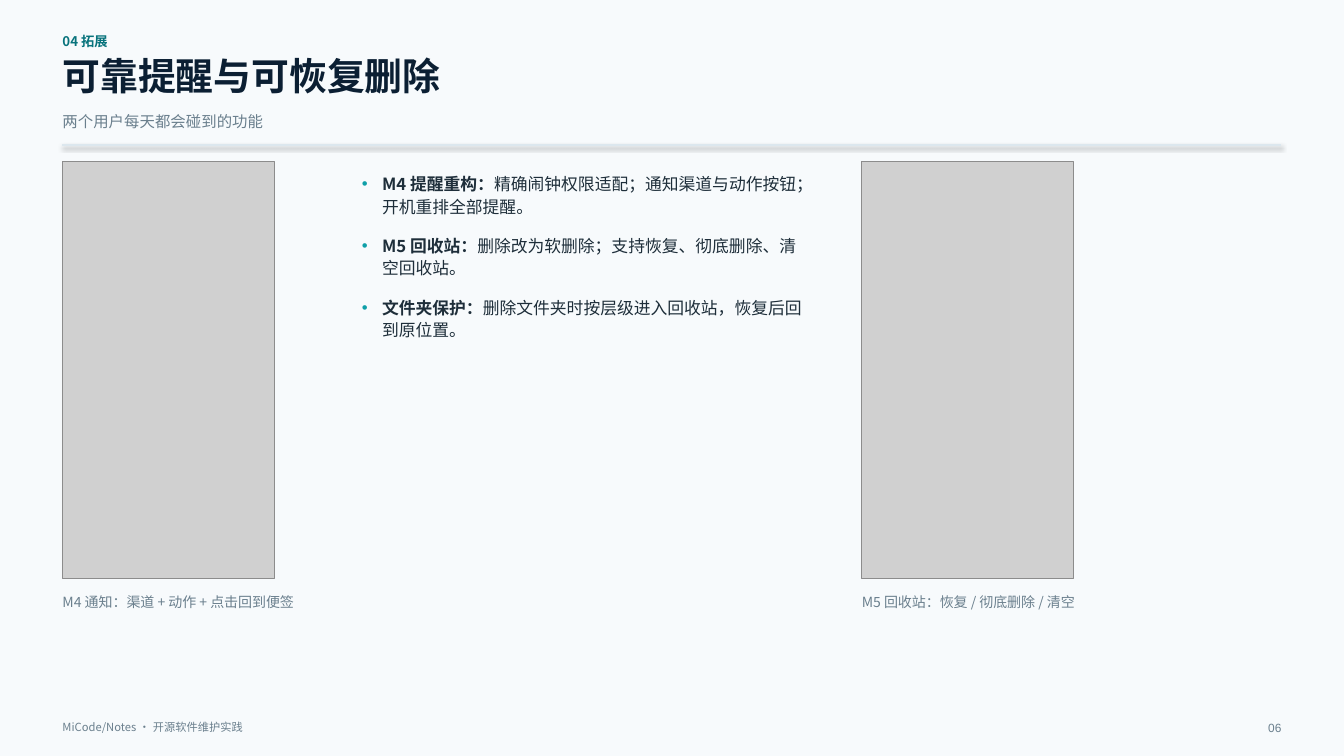
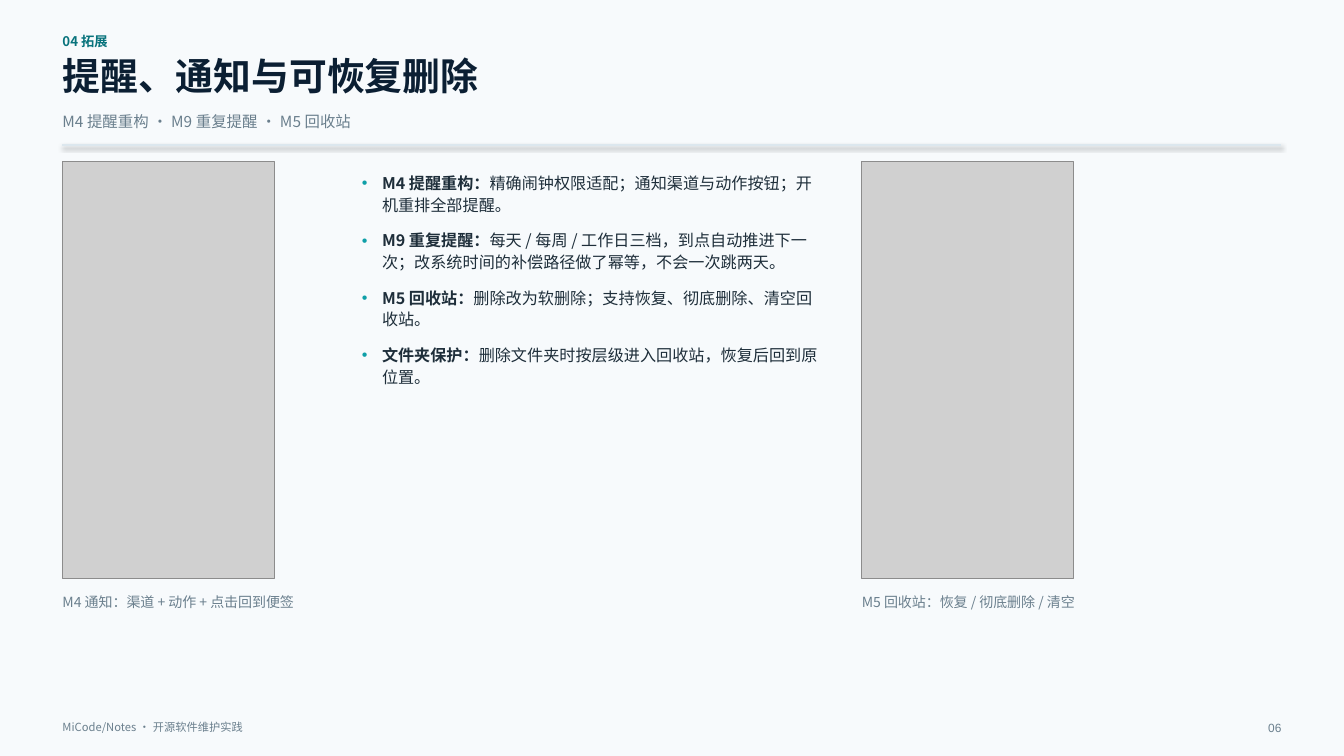
Before and after one commit to sys-analysis-design-team/micode-notes-maintenance, a slide deck: slide 6 of dist/小米便签开源软件维护.pptx. Drawn at 1344x756 pixels with LibreOffice and Linux fonts; fonts in the diff are those of the drawing; grey boxes stand for pictures. Boxes give left, top, right and bottom in pixels: in the first picture for what was removed or moved away, otherwise in the second. Text is boxed around its words. In the diff, an @@ line names an element or a change of style, - is before the commit and + after.

```diff
--- a/dist/小米便签开源软件维护.pptx
+++ b/dist/小米便签开源软件维护.pptx
@@ text at [62, 57, 478, 94]: text changed @@
-可靠提醒与可恢复删除
+提醒、通知与可恢复删除
@@ text at [62, 114, 351, 128]: text changed @@
-两个用户每天都会碰到的功能
+M4 提醒重构 · M9 重复提醒 · M5 回收站
@@ text at [382, 175, 817, 385]: size 12 to 11.5 pt in "M4 提醒重构：精确闹钟权限适配；通知渠道与动作按钮；开机重排全部提醒。", "M5 回收站：删除改为软删除；支持恢复、彻底删除、清空回收站。", "文件夹保护：删除文件夹时按层级进入回收站，恢复后回到原位置。"; less space between paragraphs @@
@@ text at [382, 232, 807, 271]: paragraph added @@
+• M9 重复提醒：每天 / 每周 / 工作日三档，到点自动推进下一次；改系统时间的补偿路径做了幂等，不会一次跳两天。
```
Also in this commit, not shown: 3 other slides changed, 1 slide added, 1 slide removed, 7 other files.
